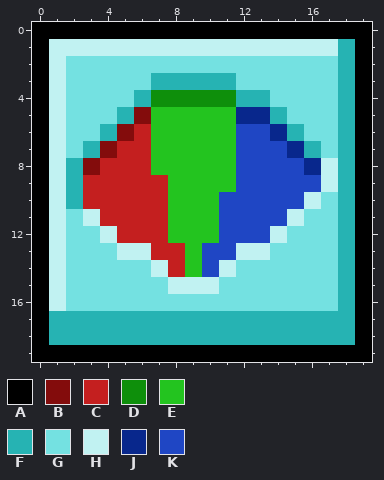
Two states of a pixel-art sprite, PMC_Chrome_Extension/buttons/colorbuttonh.png. The picture above is the old version.
The file is 40x40 pixels, drawn in blocks of 2x2; one block is one cell here.
Palette (. is transparent): A #000000  B #830c0c  C #c41f1f  D #0e8f0b  E #23c41f  F #26b3b3  G #74e1e1  H #c1f2f2  J #08278c  K #1f46c4
Pixels before, first column x 0:
 0 AAAAAAAAAAAAAAAAAAAA
 1 AHHHHHHHHHHHHHHHHHFA
 2 AHGGGGGGGGGGGGGGGGFA
 3 AHGGGGGFFFFFGGGGGGFA
 4 AHGGGGFDDDDDFFGGGGFA
 5 AHGGGFBEEEEEJJFGGGFA
 6 AHGGFBCEEEEEKKJFGGFA
 7 AHGFBCCEEEEEKKKJFGFA
 8 AHFBCCCEEEEEKKKKJHFA
 9 AHFCCCCCEEEEKKKKKHFA
10 AHFCCCCCEEEKKKKKHGFA
11 AHGHCCCCEEEKKKKHGGFA
12 AHGGHCCCEEEKKKHGGGFA
13 AHGGGHHCCEKKHHGGGGFA
14 AHGGGGGHCEKHGGGGGGFA
15 AHGGGGGGHHHGGGGGGGFA
16 AHGGGGGGGGGGGGGGGGFA
17 AFFFFFFFFFFFFFFFFFFA
18 AFFFFFFFFFFFFFFFFFFA
19 AAAAAAAAAAAAAAAAAAAA
And afterwards:
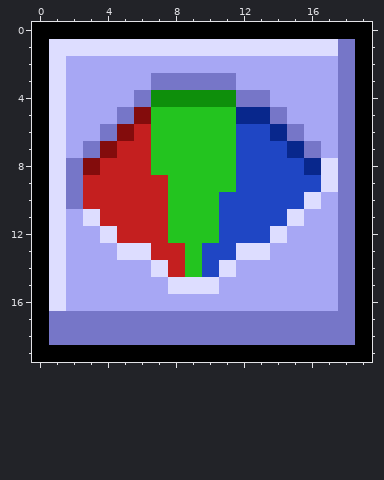
What changed:
{"colour":"F","old":"#26b3b3","new":"#7676c8"}
{"colour":"G","old":"#74e1e1","new":"#a7a7f4"}
{"colour":"H","old":"#c1f2f2","new":"#ddddff"}
{"label":"changed","picture_box":[49,39,355,345]}
